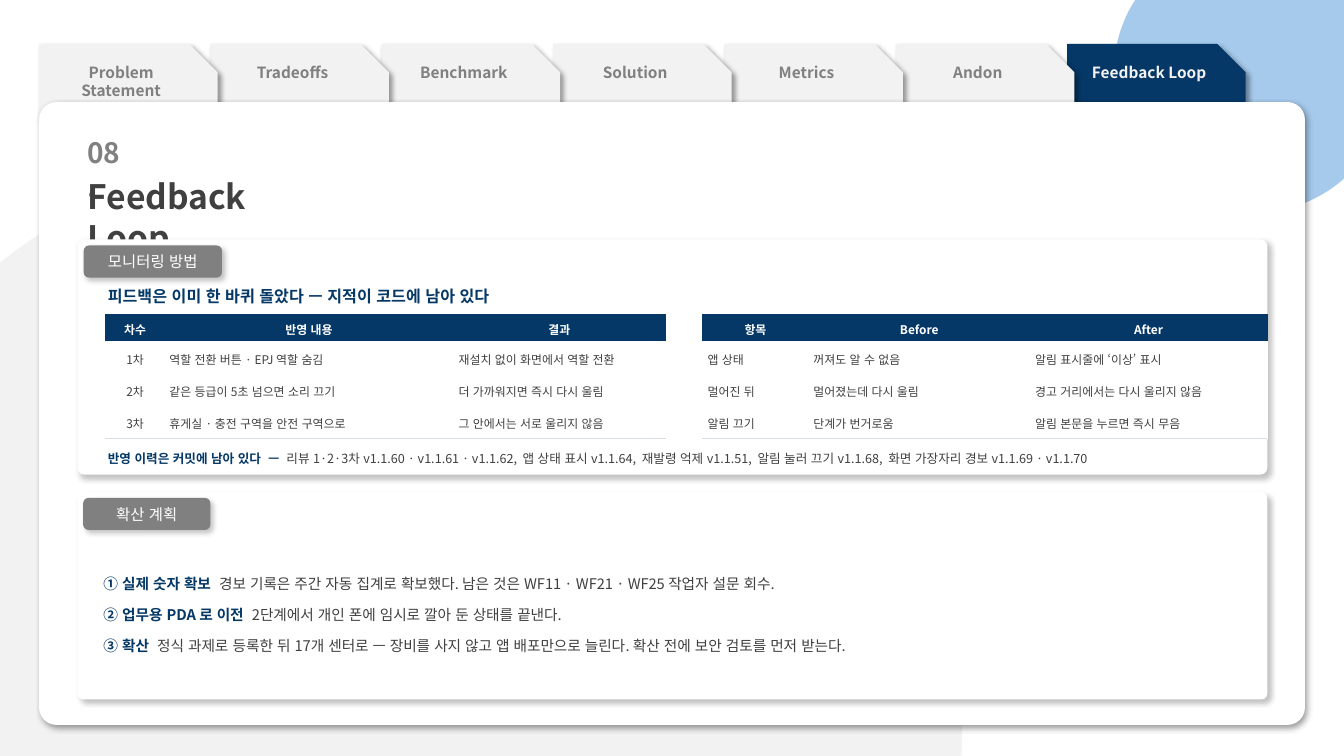
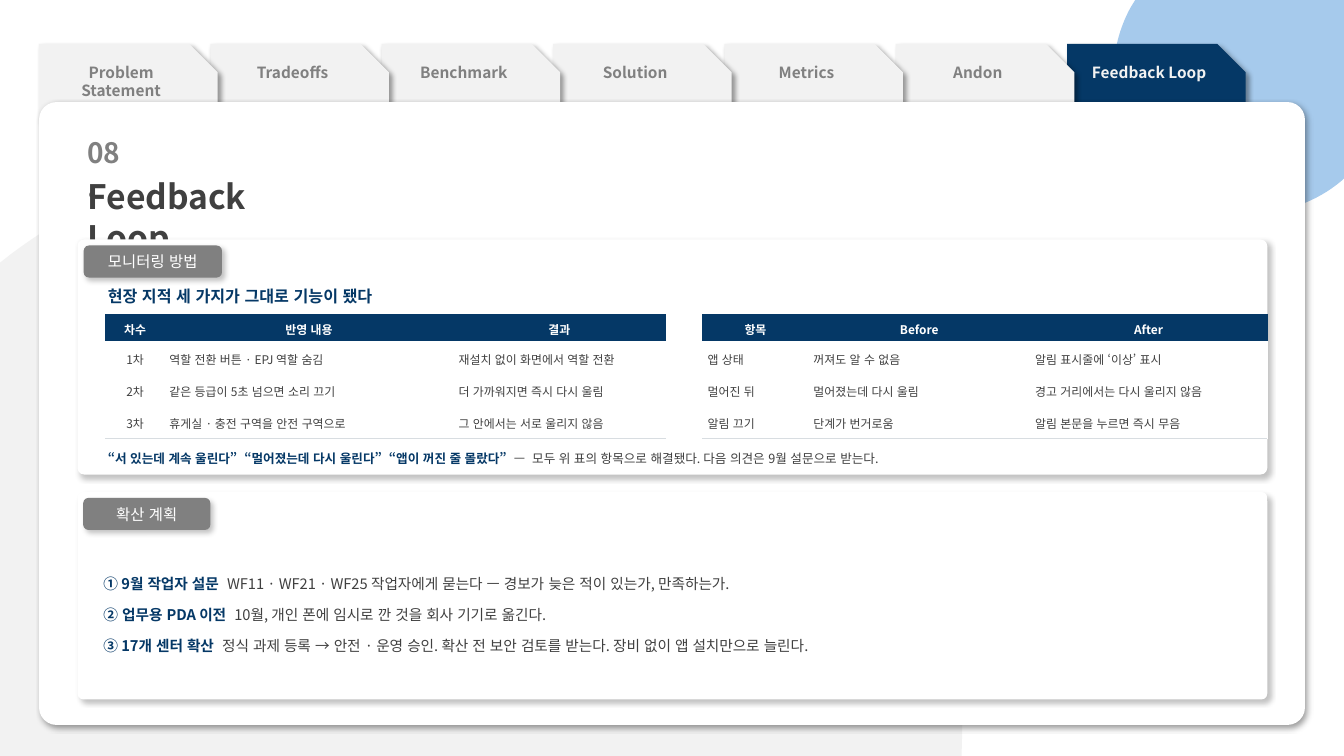
Before and after one commit to pslymzero-cyber/SafeAlert, a slide deck: slide 14 of docs/presentation/contest/SafeAlert_CouSolve_Contest.pptx. Drawn at 1344x756 pixels with LibreOffice and Linux fonts; fonts in the diff are those of the drawing. Boxes give left, top, right and bottom in pixels: in the first picture for what was removed or moved away, otherwise in the second. Text is boxed around its words. In the diff, an @@ line names an element or a change of style, - is before the commit and + after.

```diff
--- a/docs/presentation/contest/SafeAlert_CouSolve_Contest.pptx
+++ b/docs/presentation/contest/SafeAlert_CouSolve_Contest.pptx
@@ text at (108,288,373,304): text changed @@
-피드백은 이미 한 바퀴 돌았다 — 지적이 코드에 남아 있다
+현장 지적 세 가지가 그대로 기능이 됐다
@@ text at (108,450,878,467): text changed; text colour #404040 to #053866; bold on @@
-반영 이력은 커밋에 남아 있다 — 리뷰 1·2·3차 v1.1.60 · v1.1.61 · v1.1.62, 앱 상태 표시 v1.1.64, 재발령 억제 v1.1.51, 알림 눌러 끄기 v1.1.68, 화면 가장자리 경보 v1.1.69 · v1.1.70
+“서 있는데 계속 울린다” “멀어졌는데 다시 울린다” “앱이 꺼진 줄 몰랐다” — 모두 위 표의 항목으로 해결됐다. 다음 의견은 9월 설문으로 받는다.
@@ text in rounded rectangle at (103,576,809,653): text changed @@
-① 실제 숫자 확보 경보 기록은 주간 자동 집계로 확보했다. 남은 것은 WF11 · WF21 · WF25 작업자 설문 회수.
-② 업무용 PDA 로 이전 2단계에서 개인 폰에 임시로 깔아 둔 상태를 끝낸다.
-③ 확산 정식 과제로 등록한 뒤 17개 센터로 — 장비를 사지 않고 앱 배포만으로 늘린다. 확산 전에 보안 검토를 먼저 받는다.
+① 9월 작업자 설문 WF11 · WF21 · WF25 작업자에게 묻는다 — 경보가 늦은 적이 있는가, 만족하는가.
+② 업무용 PDA 이전 10월, 개인 폰에 임시로 깐 것을 회사 기기로 옮긴다.
+③ 17개 센터 확산 정식 과제 등록 → 안전 · 운영 승인. 확산 전 보안 검토를 받는다. 장비 없이 앱 설치만으로 늘린다.
```
Also in this commit, not shown: 12 other slides changed, 2 other files.
